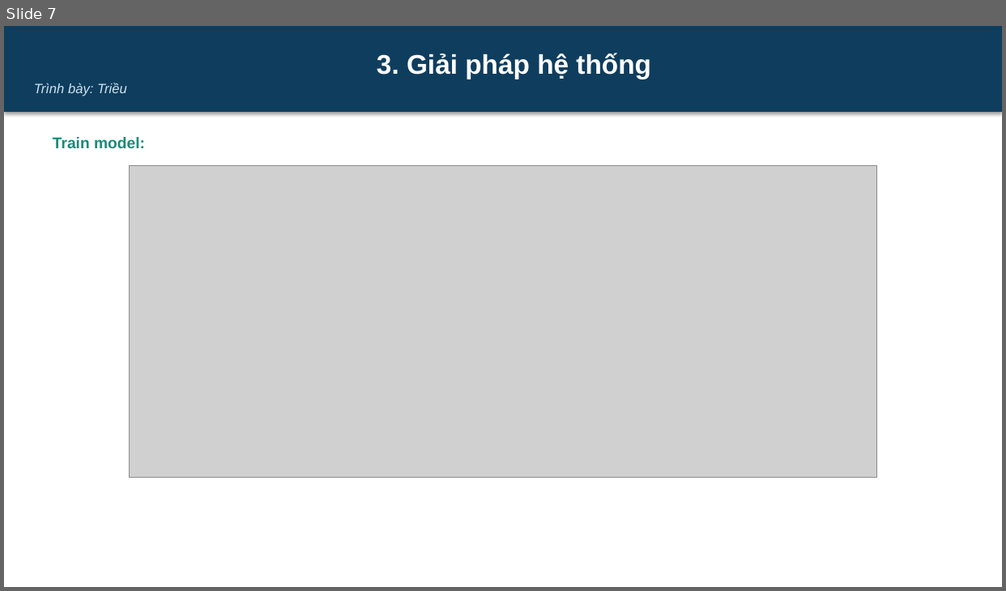
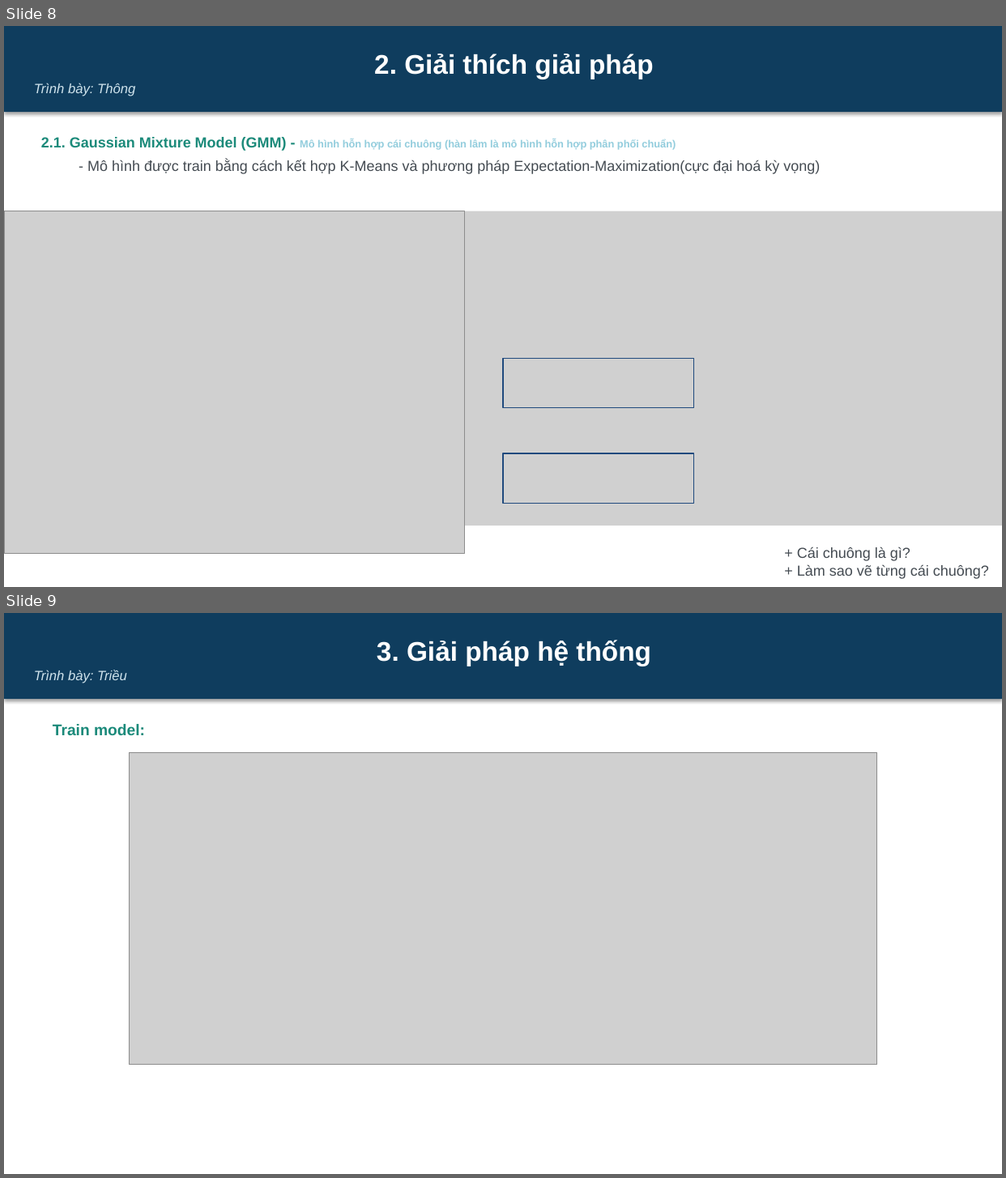
Before and after one commit to dinhdatthong1809/gaussian-mixture-model, a slide deck: Slide.pptx. Shown one above the other, each under a label of ours: slide 7 before the commit, slides 8 and 9 after it. The pictures are 1006x591 and 1006x1178 pixels, drawn with LibreOffice and Linux fonts; fonts in the diff are those of the drawing; grey boxes stand for pictures. Boxes give left, top, right and bottom in pixels: in the first picture for what was removed or moved away, otherwise in the second. Text is boxed around its words. In the diff, an @@ line names an element or a change of style, - is before the commit and + after.

```diff
--- a/Slide.pptx
+++ b/Slide.pptx
@@ slide 8 added at box(4, 26, 1002, 587), background #FFFFFF @@
@@ rectangle added at box(4, 26, 1002, 112), fill #0F3D5E, 26 pt, text #FFFFFF, bold @@
+2. Giải thích giải pháp
+Trình bày: Thông
@@ text added at box(41, 137, 820, 174), 14 pt, text #444B52 @@
+2.1. Gaussian Mixture Model (GMM) - Mô hình hỗn hợp cái chuông (hàn lâm là mô hình hỗn hợp phân phối chuẩn)
+- Mô hình được train bằng cách kết hợp K-Means và phương pháp Expectation-Maximization(cực đại hoá kỳ vọng)
@@ picture added at box(4, 211, 464, 554) @@
@@ picture added at box(464, 211, 1002, 526) @@
@@ picture added at box(503, 358, 694, 408) @@
@@ picture added at box(503, 454, 694, 504) @@
@@ text added at box(797, 548, 989, 579), 14 pt, text #444B52 @@
++ Cái chuông là gì?
++ Làm sao vẽ từng cái chuông?
@@ what was slide 7 is now slide 9 @@
```
Also in this commit, not shown: 4 slides changed, 1 other slide added, 3 other files.
